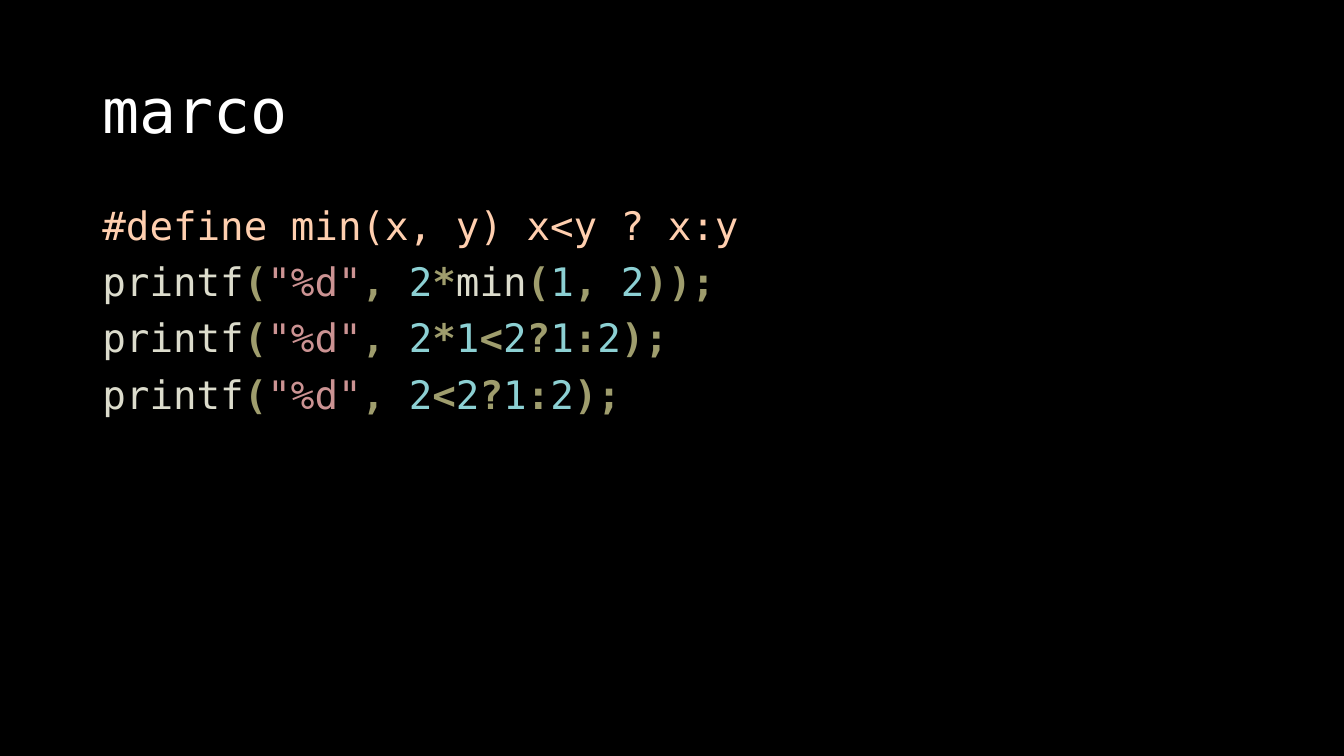
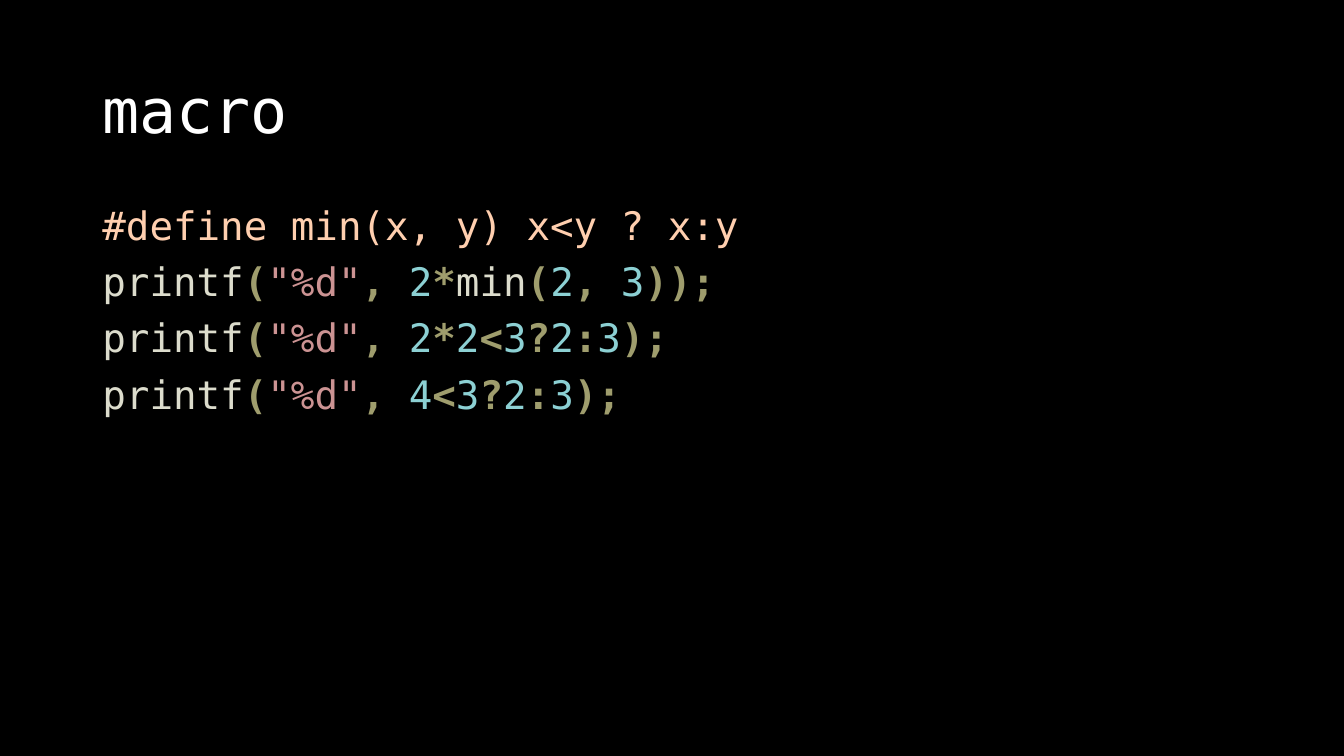
Before and after one commit to OEmiliatanO/those_c_prog_didnt_teach, a slide deck: slide 38 of Ch1/Ch1-basic.pptx (slide 37 before the commit). Drawn at 1344x756 pixels with LibreOffice and Linux fonts; fonts in the diff are those of the drawing. Boxes give left, top, right and bottom in pixels: in the first picture for what was removed or moved away, otherwise in the second. Text is boxed around its words. In the diff, an @@ line names an element or a change of style, - is before the commit and + after.

```diff
--- a/Ch1/Ch1-basic.pptx
+++ b/Ch1/Ch1-basic.pptx
@@ title at [102,98,287,134]: text changed @@
-marco
+macro
@@ text at [102,266,715,417]: text changed @@
-printf("%d", 2*min(1, 2));
-printf("%d", 2*1<2?1:2);
-printf("%d", 2<2?1:2);
+printf("%d", 2*min(2, 3));
+printf("%d", 2*2<3?2:3);
+printf("%d", 4<3?2:3);
```
Also in this commit, not shown: 38 other slides changed, 7 slides added, 5 other files.
